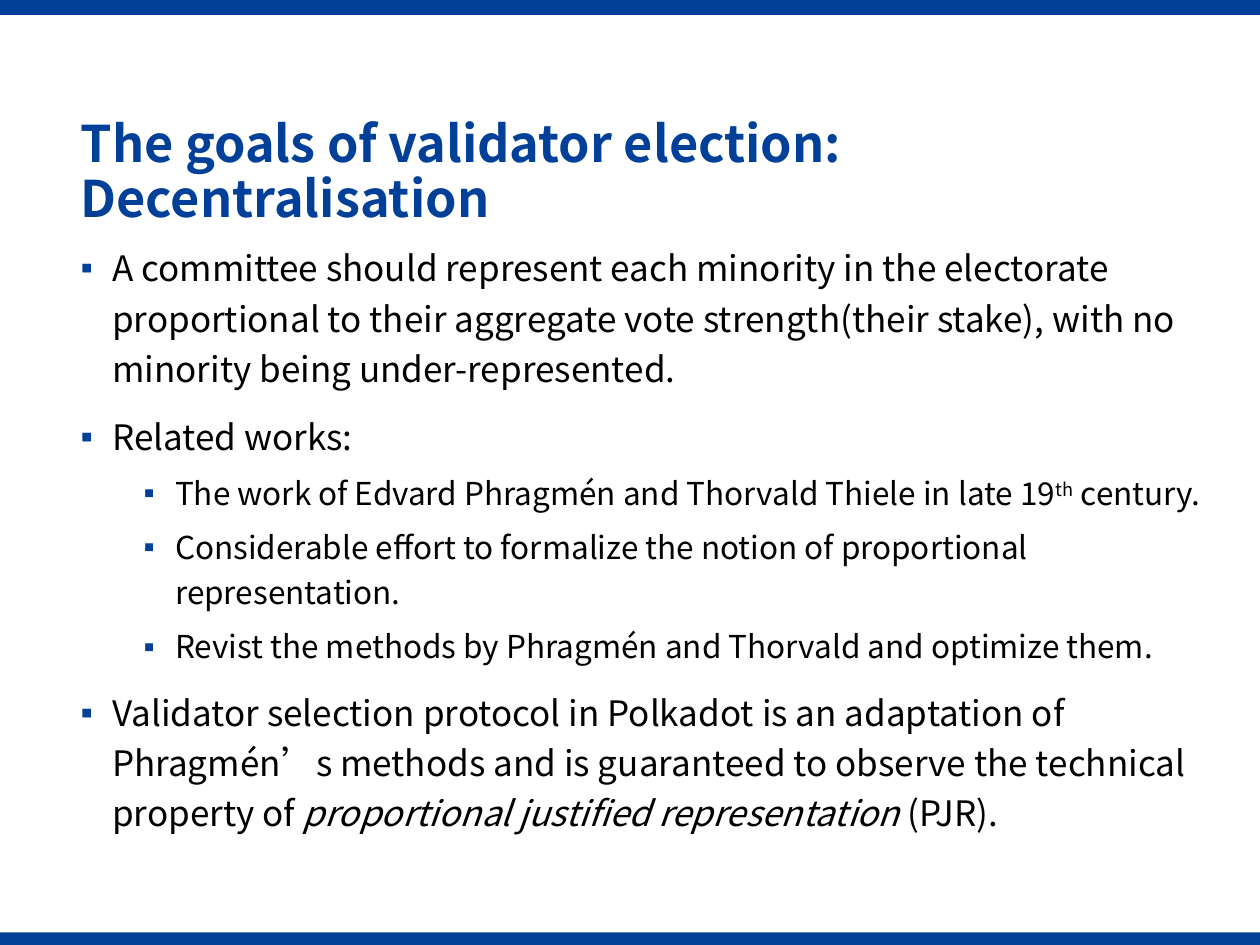
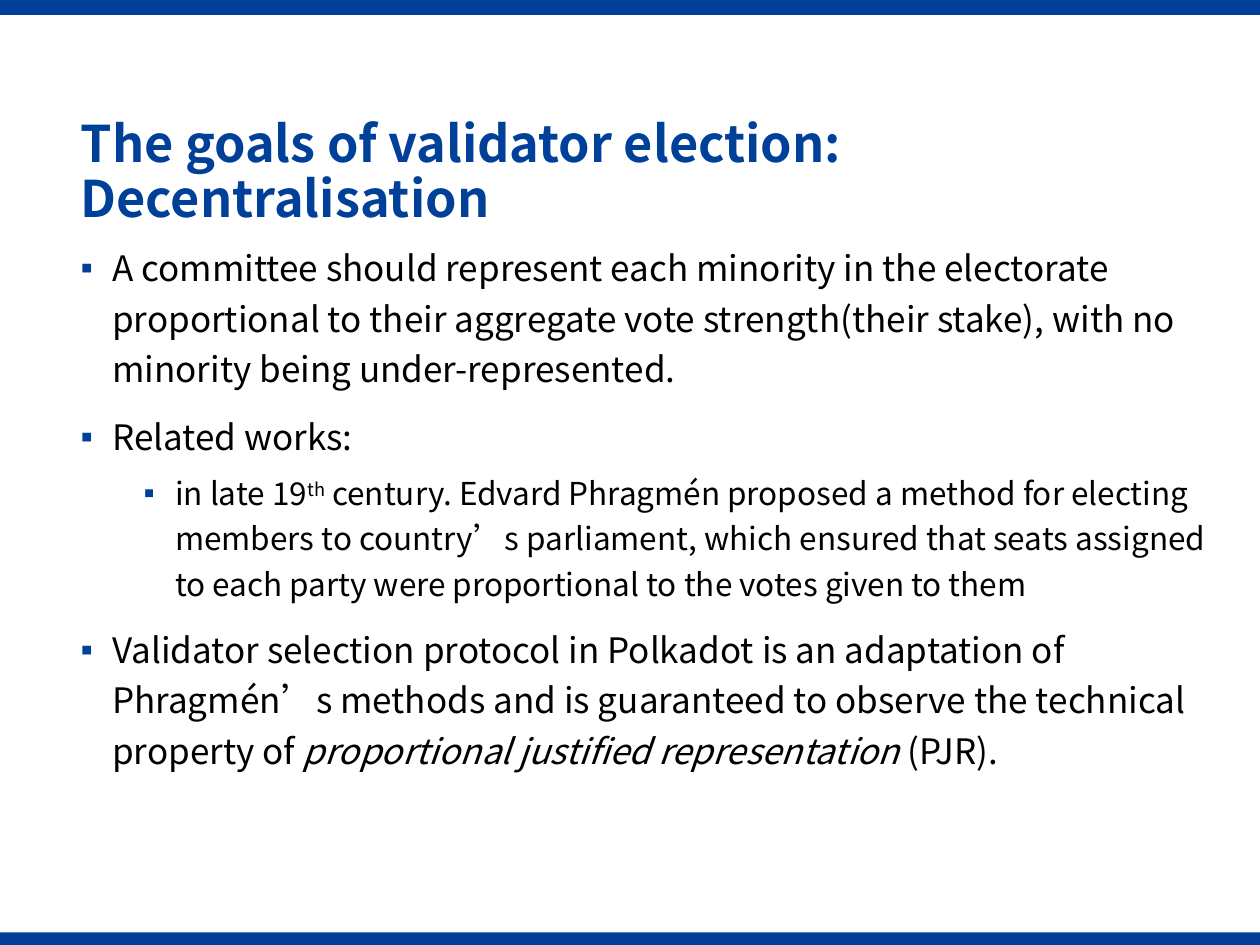
Before and after one commit to Voidkai/Polkadot, a slide deck: slide 7 of PPT/Polkadot-PPT.pptx (slide 5 before the commit). Drawn at 1260x945 pixels with LibreOffice and Linux fonts; fonts in the diff are those of the drawing; background and template pictures are left out. Boxes give left, top, right and bottom in pixels: in the first picture for what was removed or moved away, otherwise in the second. Text is boxed around its words. In the diff, an @@ line names an element or a change of style, - is before the commit and + after.

```diff
--- a/PPT/Polkadot-PPT.pptx
+++ b/PPT/Polkadot-PPT.pptx
@@ text at (175,477,1206,604): text changed @@
-  ▪ The work of Edvard Phragmén and Thorvald Thiele in late 19th century.
-  ▪ Considerable effort to formalize the notion of proportional representation.
-  ▪ Revist the methods by Phragmén and Thorvald and optimize them.
+  ▪ in late 19th century. Edvard Phragmén proposed a method for electing members to country’s parliament, which ensured that seats assigned to each party were proportional to the votes given to them
```
Also in this commit, not shown: 1 other slide changed, 4 slides added, 1 other file.
